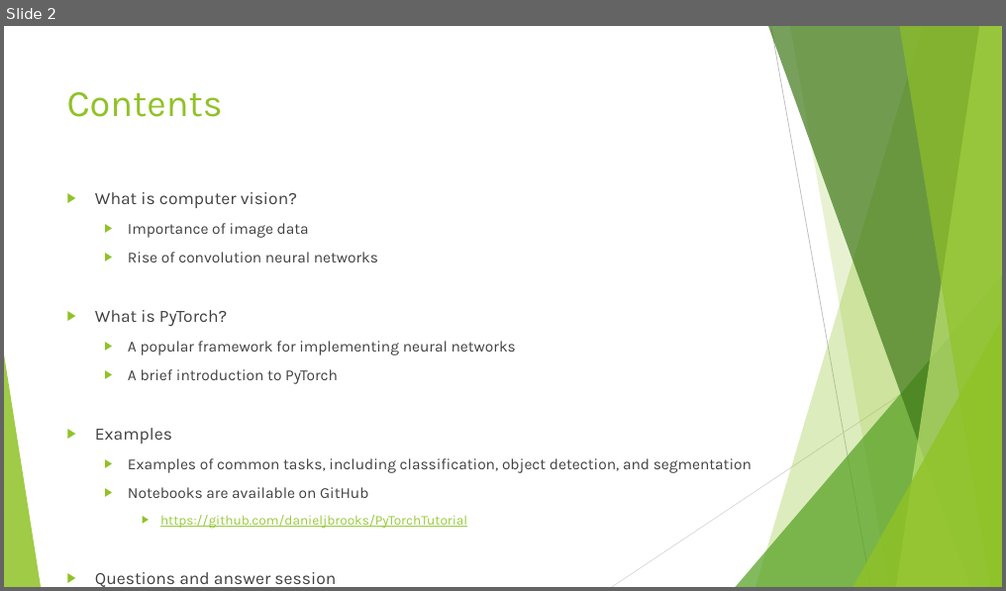
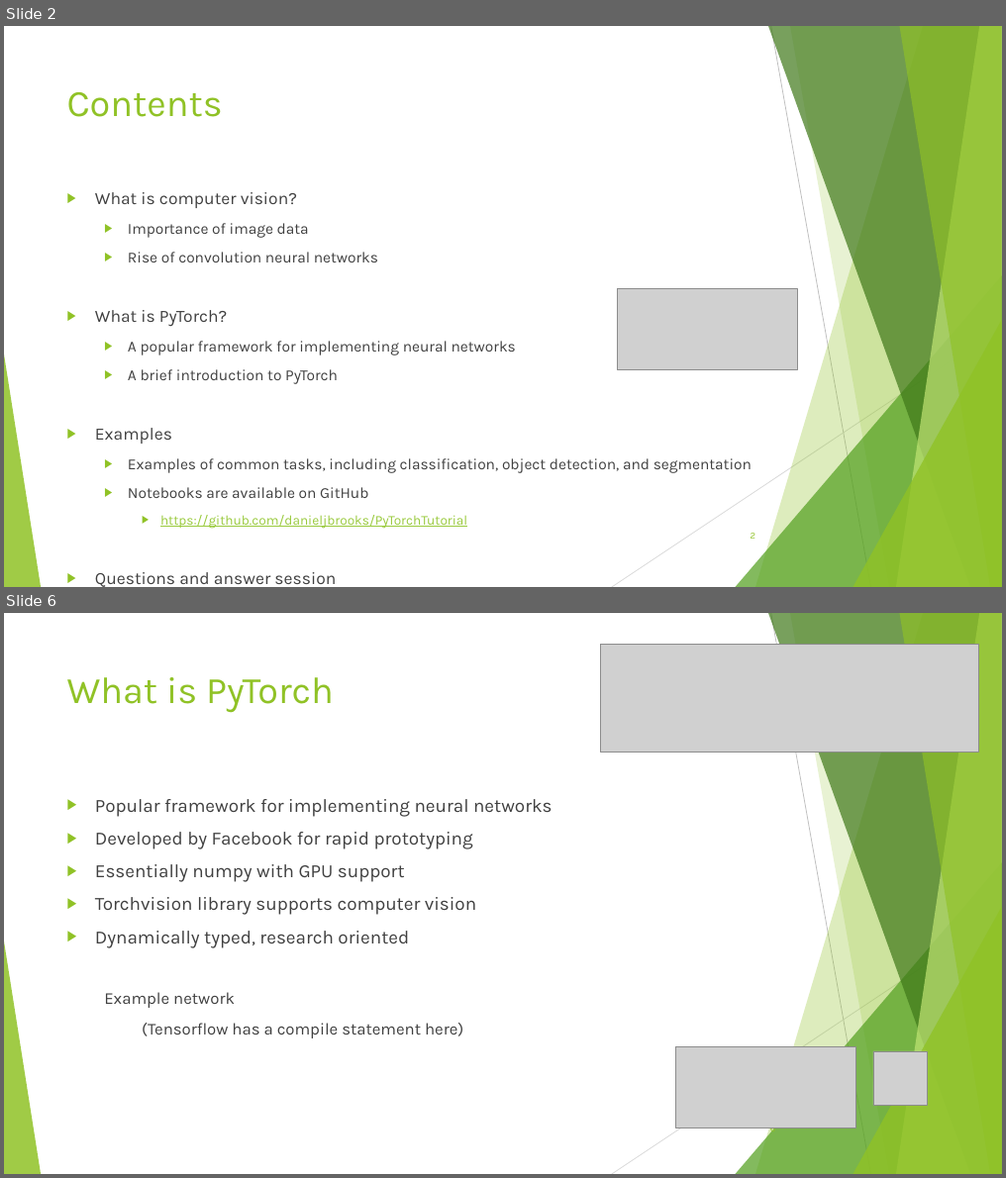
Before and after one commit to danieljbrooks/PyTorchTutorial, a slide deck: computer_vision.pptx. Shown one above the other, each under a label of ours: slide 2 before the commit, slides 2 and 6 after it; the slides between them are not shown. The pictures are 1006x591 and 1006x1178 pixels, drawn with LibreOffice and Linux fonts; fonts in the diff are those of the drawing; grey boxes stand for pictures. Boxes give left, top, right and bottom in pixels: in the first picture for what was removed or moved away, otherwise in the second. Text is boxed around its words. In the diff, an @@ line names an element or a change of style, - is before the commit and + after.

```diff
--- a/computer_vision.pptx
+++ b/computer_vision.pptx
@@ slide 6 added at (4, 613, 1002, 1174), background #FFFFFF; not listed: 10 template elements that a slide beside it also shows @@
@@ picture added at (601, 644, 979, 752) @@
@@ title added at (67, 677, 334, 713), 36 pt, text #90C226 @@
+What is PyTorch
@@ text added at (95, 799, 552, 1039), 18 pt, text #404040 @@
+▶ Popular framework for implementing neural networks
+▶ Developed by Facebook for rapid prototyping
+▶ Essentially numpy with GPU support
+▶ Torchvision library supports computer vision
+▶ Dynamically typed, research oriented
+  Example network
+  (Tensorflow has a compile statement here)
@@ picture added at (676, 1048, 856, 1129) @@
@@ picture added at (873, 1052, 927, 1106) @@
@@ page number added at (770, 1124, 775, 1135), 9 pt, text #90C226 @@
+6
@@ slide 2 changed as well @@
@@ picture added at (617, 288, 798, 371) @@
@@ page number added at (750, 533, 755, 539), 9 pt, text #90C226 @@
+2
```
Also in this commit, not shown: 1 other slide changed, 6 other slides added.
